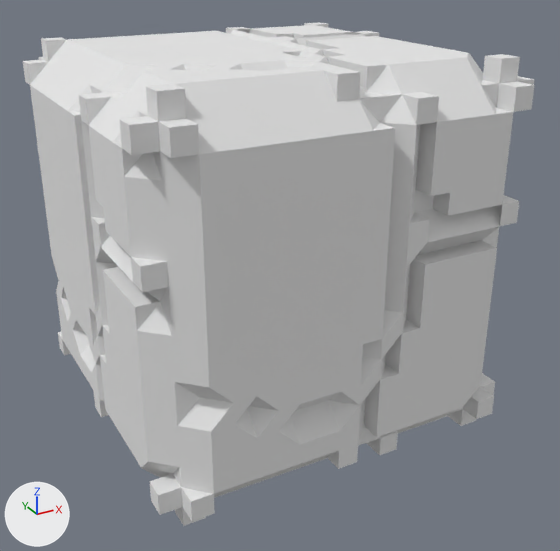
One commit to the OBJ model hw9/models/groundBlock/groundBlock.obj: the scene before it, then after it.
Camera for both pictures: a camera (50 mm lens) standing at (-2.27, -3.09, 1.97) and looking at (-0.13, 0.81, 0.02). The lights are fixed; the arrows at lower left show +X, +Y and +Z. Where no turn or scale is listed for an object, it has been applied to the vertices.

In view in the first picture: 'groundBlock'.
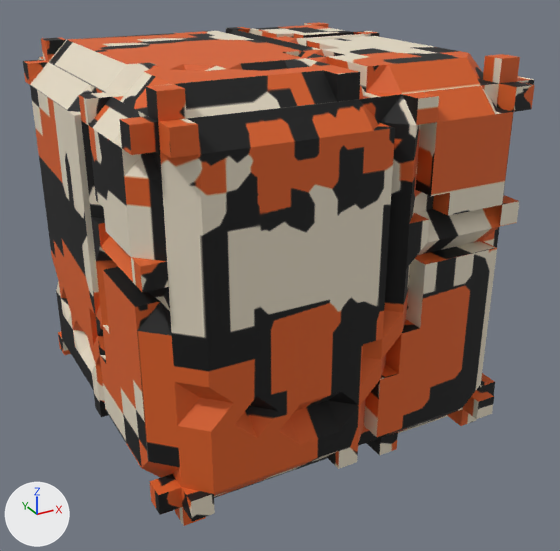
The newer file is also turned or shifted as a whole; pictures and numbers use the older file's frame.

Edits to the scene script, one JSON object a line:
```json
{"op": "add", "block": "img_texture_png", "code": ["img_texture_png = load_image('texture.png', '../../textures/groundBlock/texture.png', 2048, 2048, 'sRGB')"]}
{"op": "remove", "block": "mat_material_001", "code": "mat_material_001.base_color = (0.8, 0.8, 0.8)  # white #e7e7e7"}
{"op": "add", "block": "mat_material_001", "code": "mat_material_001.texture = img_texture_png"}
{"op": "set", "path": "mat_material_001.roughness", "old": "1.0", "new": "0.69"}
{"op": "remove", "block": "mat_material_002", "code": "mat_material_002.base_color = (0.8, 0.8, 0.8)  # white #e7e7e7"}
{"op": "add", "block": "mat_material_002", "code": "mat_material_002.texture = img_texture_png"}
{"op": "set", "path": "mat_material_002.roughness", "old": "1.0", "new": "0.69"}
{"op": "remove", "block": "mat_material_003", "code": "mat_material_003.base_color = (0.8, 0.8, 0.8)  # white #e7e7e7"}
{"op": "add", "block": "mat_material_003", "code": "mat_material_003.texture = img_texture_png"}
{"op": "set", "path": "mat_material_003.roughness", "old": "1.0", "new": "0.69"}
{"op": "remove", "block": "mat_material_004", "code": "mat_material_004.base_color = (0.8, 0.8, 0.8)  # white #e7e7e7"}
{"op": "add", "block": "mat_material_004", "code": "mat_material_004.texture = img_texture_png"}
{"op": "set", "path": "mat_material_004.roughness", "old": "1.0", "new": "0.69"}
{"op": "remove", "block": "mat_material_005", "code": "mat_material_005.base_color = (0.8, 0.8, 0.8)  # white #e7e7e7"}
{"op": "add", "block": "mat_material_005", "code": "mat_material_005.texture = img_texture_png"}
{"op": "set", "path": "mat_material_005.roughness", "old": "1.0", "new": "0.69"}
{"op": "remove", "block": "mat_material_006", "code": "mat_material_006.base_color = (0.8, 0.8, 0.8)  # white #e7e7e7"}
{"op": "add", "block": "mat_material_006", "code": "mat_material_006.texture = img_texture_png"}
{"op": "set", "path": "mat_material_006.roughness", "old": "1.0", "new": "0.69"}
{"op": "remove", "block": "mat_material_007", "code": "mat_material_007.base_color = (0.8, 0.8, 0.8)  # white #e7e7e7"}
{"op": "add", "block": "mat_material_007", "code": "mat_material_007.texture = img_texture_png"}
{"op": "set", "path": "mat_material_007.roughness", "old": "1.0", "new": "0.69"}
{"op": "remove", "block": "mat_material_008", "code": "mat_material_008.base_color = (0.8, 0.8, 0.8)  # white #e7e7e7"}
{"op": "add", "block": "mat_material_008", "code": "mat_material_008.texture = img_texture_png"}
{"op": "set", "path": "mat_material_008.roughness", "old": "1.0", "new": "0.69"}
{"op": "remove", "block": "mat_material_009", "code": "mat_material_009.base_color = (0.8, 0.8, 0.8)  # white #e7e7e7"}
{"op": "add", "block": "mat_material_009", "code": "mat_material_009.texture = img_texture_png"}
{"op": "set", "path": "mat_material_009.roughness", "old": "1.0", "new": "0.69"}
{"op": "remove", "block": "mat_material_013", "code": "mat_material_013.base_color = (0.8, 0.8, 0.8)  # white #e7e7e7"}
{"op": "add", "block": "mat_material_013", "code": "mat_material_013.texture = img_texture_png"}
{"op": "set", "path": "mat_material_013.roughness", "old": "1.0", "new": "0.69"}
```

Location of each change, (x1, y1, x2, y2) in pixels of the pictures (560 x 551 px):
```json
{"object": "groundBlock", "change": "surface changed", "before": [23, 22, 535, 526], "after": [23, 22, 535, 526]}
```
